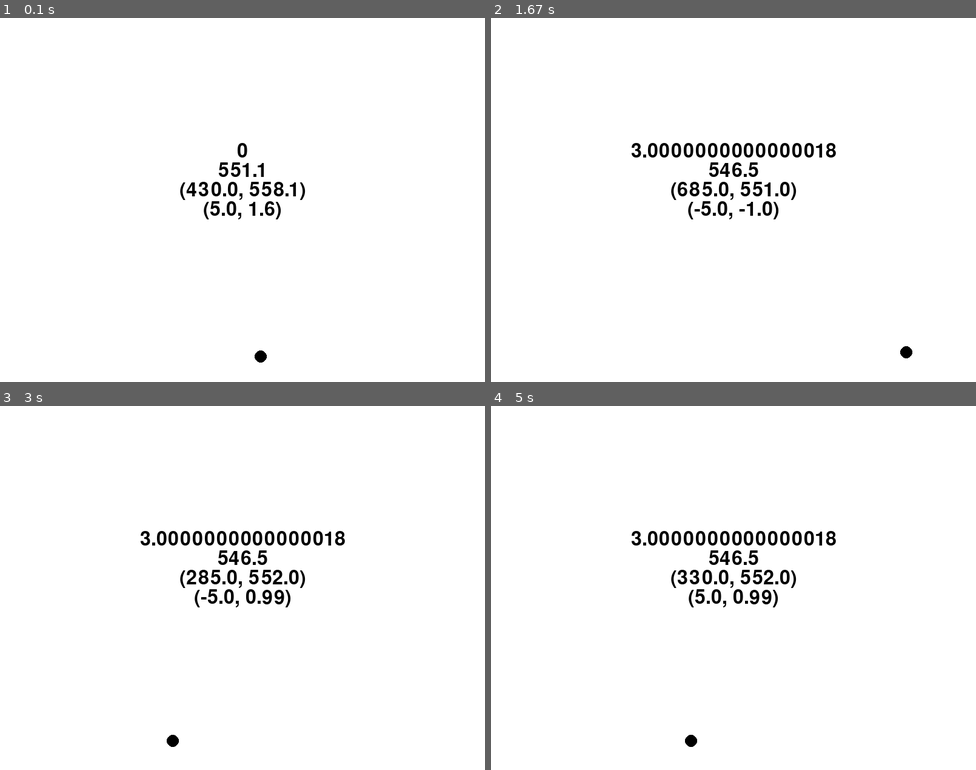
Above: before the commit, frames 1-4 (two rows, left to right).
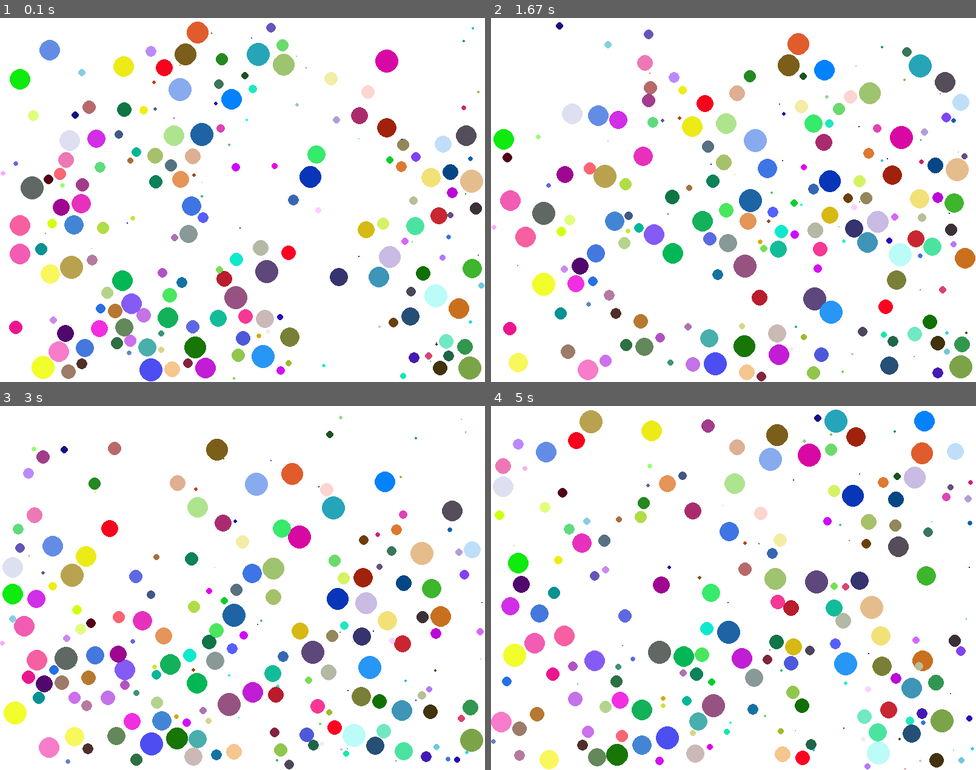
Above: after the commit, the same moments.

Repository: KenefiTheSmartShadow/pygameStuff
Game: pygame game, started from gravitySim.py
Same seed, same stepped clock (60 frames per second), same inputs: the game is played once before the commit and once after it.
Inputs:
- Up to frame 1 (0.1 s): no input
- Up to frame 2 (1.67 s): no input
- Up to frame 3 (3 s): no input
- Up to frame 4 (5 s): tap Enter every 0.33 s from 3.33 to 4.67 s

The runs differ from the first frame. In frame 1, 17% of the frame differs, in the area x 0-100%, y 1-100%; in frame 2, 18%; in frame 3, 18%; in frame 4, 18%.

Commit message:
added collision to gravitySim

Diff:
--- a/gravitySim.py
+++ b/gravitySim.py
@@ -1,18 +1,20 @@
 import pygame as pg
 import sys
 import math
+import random
 
 class Gravity:
   MAX_VELOCITY = 30
 
-  def __init__(self, start_x=0, start_y=0, radius=10, color=(0,0,0)):
+  def __init__(self, velocity : list[int], start_x=0, start_y=0, radius=10, color=(0,0,0), debug=1):
     self.character_x  = start_x
     self.character_y  = start_y
     self.radius       = radius
-    self.velocity     = [5, 1]
+    self.velocity     = velocity
     self.gravity      = [0, 0.1]
     self.color        = color
     self.surface_size = pg.display.get_window_size()
+    self.debug        = debug
 
     self.max_pos, self.max_vel = self.surface_size[1],0
     self.basic_font   = pg.font.Font('freesansbold.ttf', 32)
@@ -53,7 +55,8 @@
   def draw(self, screen: pg.Surface):
     self.char_move()
     self.check_valid_pos()
-    self.render_debug(screen)
+    if self.debug:
+      self.render_debug(screen)
     pg.draw.circle(screen, pg.Color(self.color), (self.character_x, self.character_y), self.radius)
 
   def char_move(self):
@@ -79,27 +82,68 @@
       self.character_y = 0 + self.radius if self.character_y < self.surface_size[1] / 2 else self.surface_size[1] - self.radius
       # self.velocity[1] = temp_vel[1] * -1
 
+  def check_collision(self, other):
+    dx = self.character_x - other.character_x
+    dy = self.character_y - other.character_y
+    distance = math.sqrt(dx**2 + dy**2)
+
+    # Check if the distance is less than the sum of the radii
+    if distance < self.radius + other.radius:
+      # Calculate overlap
+      overlap = 0.5 * (distance - self.radius - other.radius)
+
+      # Displace current object
+      self.character_x -= overlap * (self.character_x - other.character_x) / distance
+      self.character_y -= overlap * (self.character_y - other.character_y) / distance
+
+      # Displace other object
+      other.character_x += overlap * (self.character_x - other.character_x) / distance
+      other.character_y += overlap * (self.character_y - other.character_y) / distance
+
+      # Assuming a perfectly elastic collision
+      # Update velocities
+      self.velocity[0], other.velocity[0] = other.velocity[0], self.velocity[0]
+      self.velocity[1], other.velocity[1] = other.velocity[1], self.velocity[1]
+
+      return True
+    return False
+
 # end Gravity
 
 def main():
   pg.init()
   screen = pg.display.set_mode((800, 600))
   clock = pg.time.Clock()
-  char = Gravity(400, 550, 10, 0)
+
+  num_obj = 200
+  char_arr = []
+  surface_size = pg.display.get_window_size()
+  for i in range(0, num_obj):
+    rand_x, rand_y = random.randint(0, surface_size[0]), random.randint(0, surface_size[1])
+    rand_x_vel, rand_y_vel = random.randint(0, 5), random.randint(0, 5)
+    rand_radius = random.randint(10,200) / 10
+    new_vel = [rand_x_vel, rand_y_vel]
+    char_arr.append(Gravity(new_vel, rand_x, rand_y, rand_radius, debug=0))
+    char_arr[i].color = (random.randint(0, 255), random.randint(0, 255), random.randint(0, 255))
 
   WHITE = (255, 255, 255)
 
   while True:
+    screen.fill(WHITE)
     for event in pg.event.get():
       if event.type == pg.QUIT:
         pg.quit()
         sys.exit()
 
-    screen.fill(WHITE)
-    char.draw(screen)
+    for obj in char_arr:
+      for other in char_arr:
+        if obj == other:
+          continue
+        obj.check_collision(other)
+      obj.draw(screen)
     pg.display.flip()
 
-    clock.tick(60)
+    # clock.tick(60)
 
 if __name__ == "__main__":
   main()
--- a/testing.py
+++ b/testing.py
@@ -29,11 +29,21 @@
       char.color = GREEN
     else:
       char.color = BLACK
+    if CollisionDetection.check_collision(char, char_3):
+      CollisionDetection.resolve_collision(char, char_3)
+      char.color = GREEN
+    else:
+      char.color = BLACK
+    if CollisionDetection.check_collision(char_3, char_2):
+      CollisionDetection.resolve_collision(char_3, char_2)
+    else:
+      char.color = BLACK
 
     screen.fill(WHITE)
 
     char.draw(screen)
     char_2.draw(screen)
+    char_3.draw(screen)
     pg.display.flip()
 
 main()
